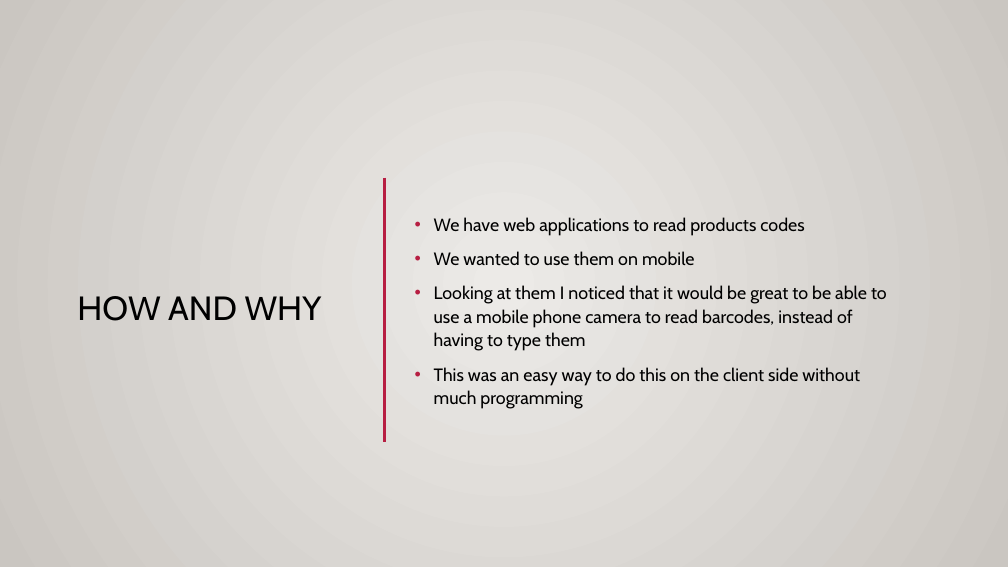
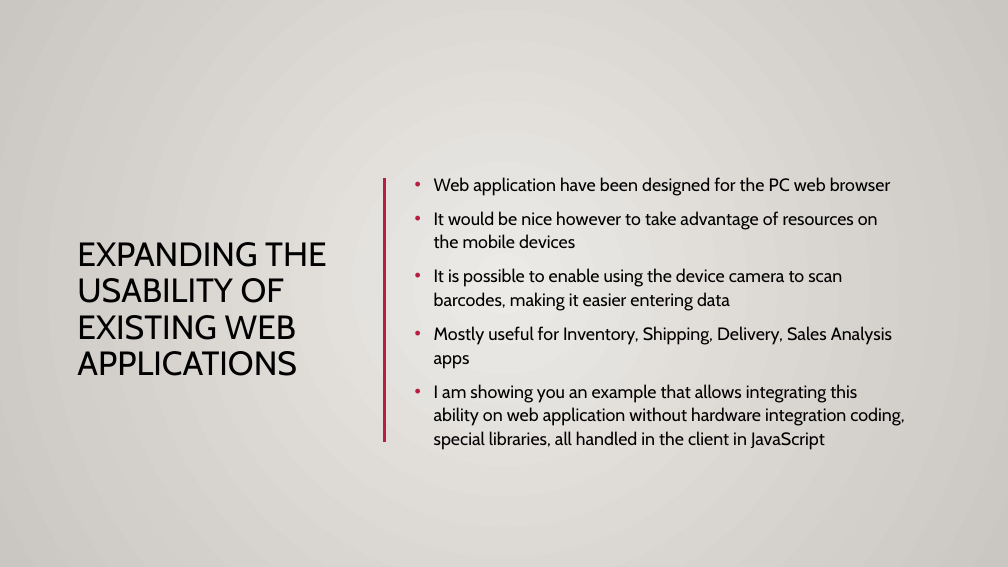
Before and after one commit to NicolaZordan/NicolaZordan, a slide deck: slide 2 of barcodeScanner/barcodeScanner.pptx. Drawn at 1008x567 pixels with LibreOffice and Linux fonts; fonts in the diff are those of the drawing; background and template pictures are left out. Boxes give left, top, right and bottom in pixels: in the first picture for what was removed or moved away, otherwise in the second. Text is boxed around its words. In the diff, an @@ line names an element or a change of style, - is before the commit and + after.

```diff
--- a/barcodeScanner/barcodeScanner.pptx
+++ b/barcodeScanner/barcodeScanner.pptx
@@ text at bbox=[434, 177, 904, 450]: text changed @@
-• We have web applications to read products codes
-• We wanted to use them on mobile
-• Looking at them I noticed that it would be great to be able to use a mobile phone camera to read barcodes, instead of having to type them
-• This was an easy way to do this on the client side without much programming
+• Web application have been designed for the PC web browser
+• It would be nice however to take advantage of resources on the mobile devices
+• It is possible to enable using the device camera to scan barcodes, making it easier entering data
+• Mostly useful for Inventory, Shipping, Delivery, Sales Analysis apps
+• I am showing you an example that allows integrating this ability on web application without hardware integration coding, special libraries, all handled in the client in JavaScript
@@ title at bbox=[77, 242, 327, 376]: text changed @@
-HOW AND WHY
+EXPANDING THE USABILITY OF EXISTING WEB APPLICATIONS
```
Also in this commit, not shown: 6 other slides changed, 1 slide removed.
